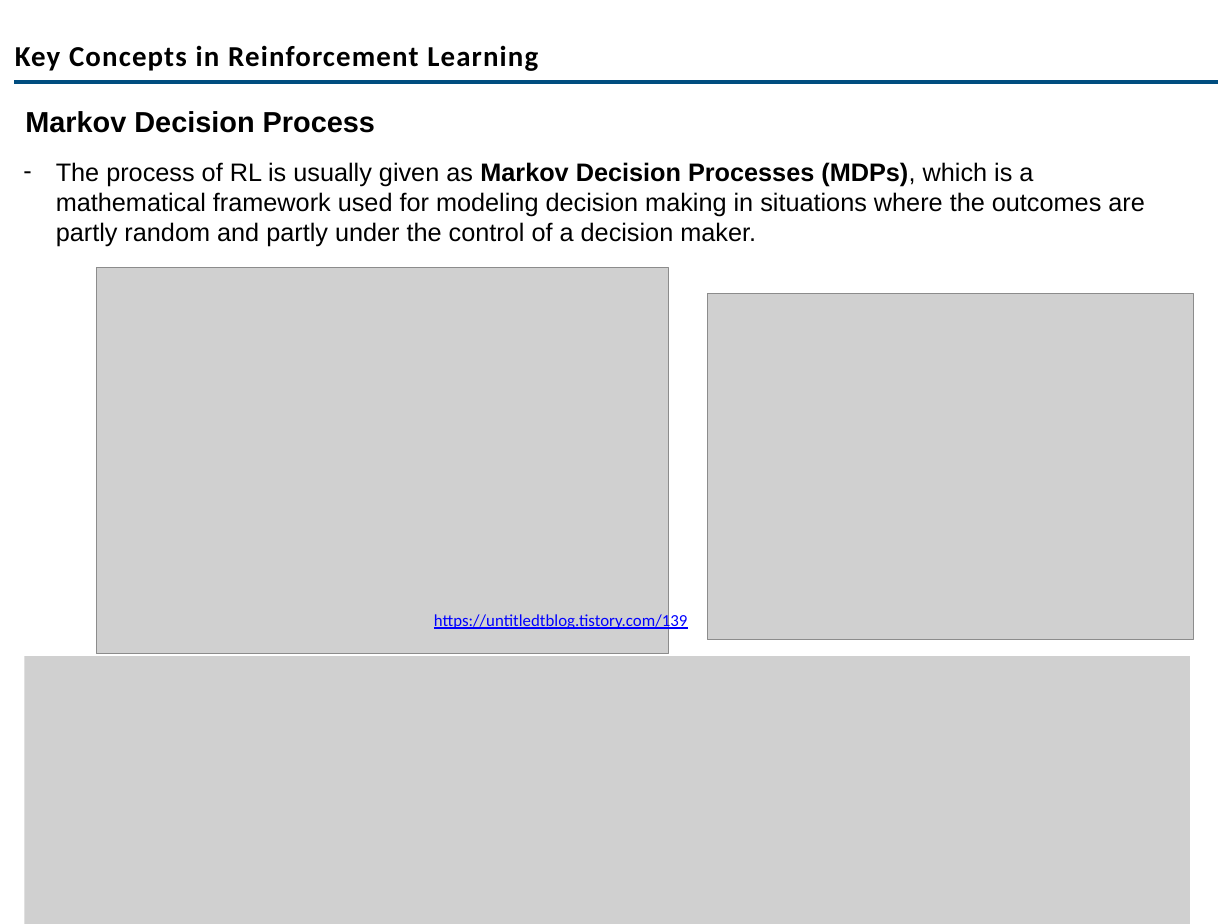
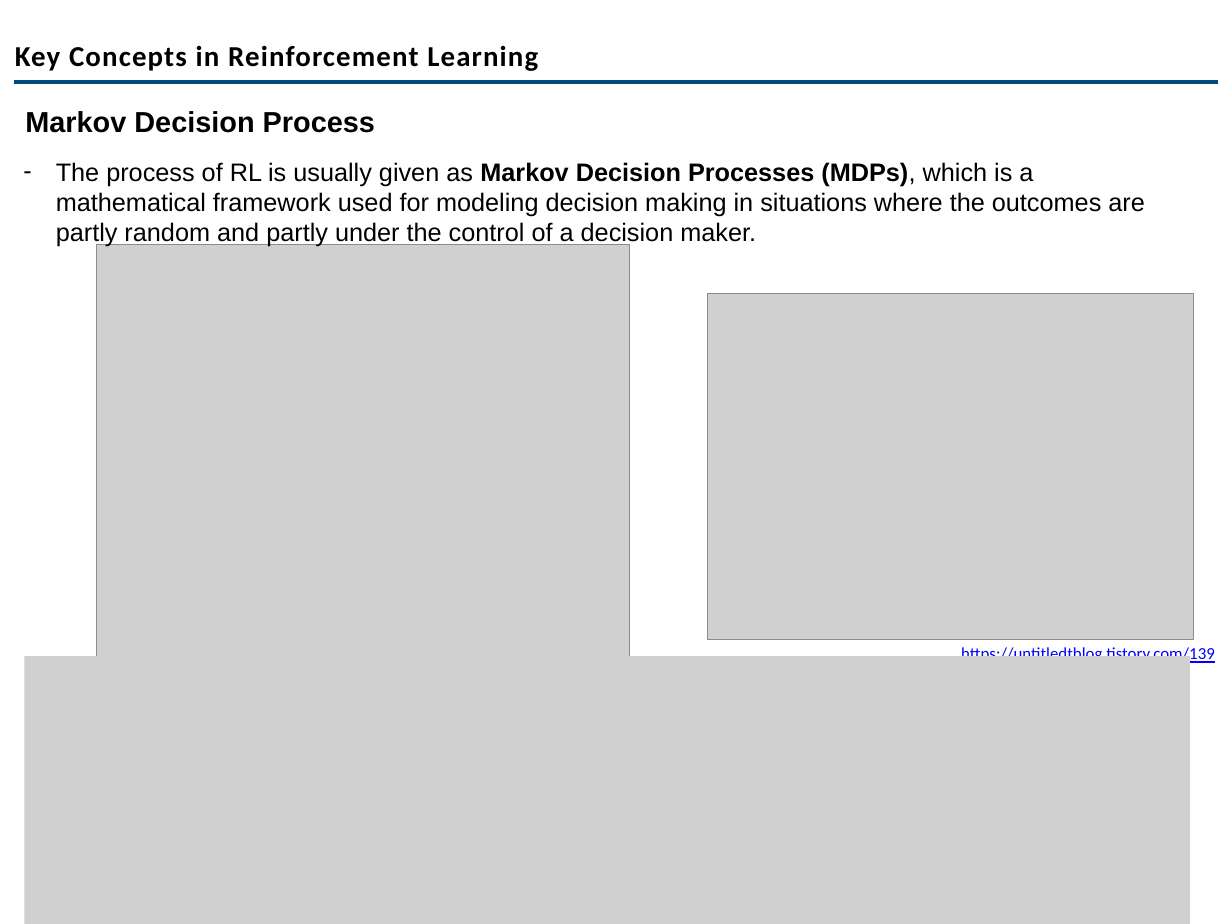
Before and after one commit to codemoo/MLCS-Internship-Program, a slide deck: slide 4 of 004 Reinforcement Learning/Introduction to RL-Part1.pptx. Drawn at 1232x924 pixels with LibreOffice and Linux fonts; fonts in the diff are those of the drawing; grey boxes stand for pictures; background and template pictures are left out. Boxes give left, top, right and bottom in pixels: in the first picture for what was removed or moved away, otherwise in the second. Text is boxed around its words. In the diff, an @@ line names an element or a change of style, - is before the commit and + after.

```diff
--- a/004 Reinforcement Learning/Introduction to RL-Part1.pptx
+++ b/004 Reinforcement Learning/Introduction to RL-Part1.pptx
@@ picture: place and size @@
-picture at <box>96,268,668,654</box>
+picture at <box>96,244,629,672</box>
@@ text "https://untitledtblog.tistory.com/139": place and size @@
-text "https://untitledtblog.tistory.com/139" at <box>434,612,688,631</box>
+text "https://untitledtblog.tistory.com/139" at <box>961,646,1215,665</box>
```
Also in this commit, not shown: 3 other slides changed, 1 slide removed, 1 other file.
